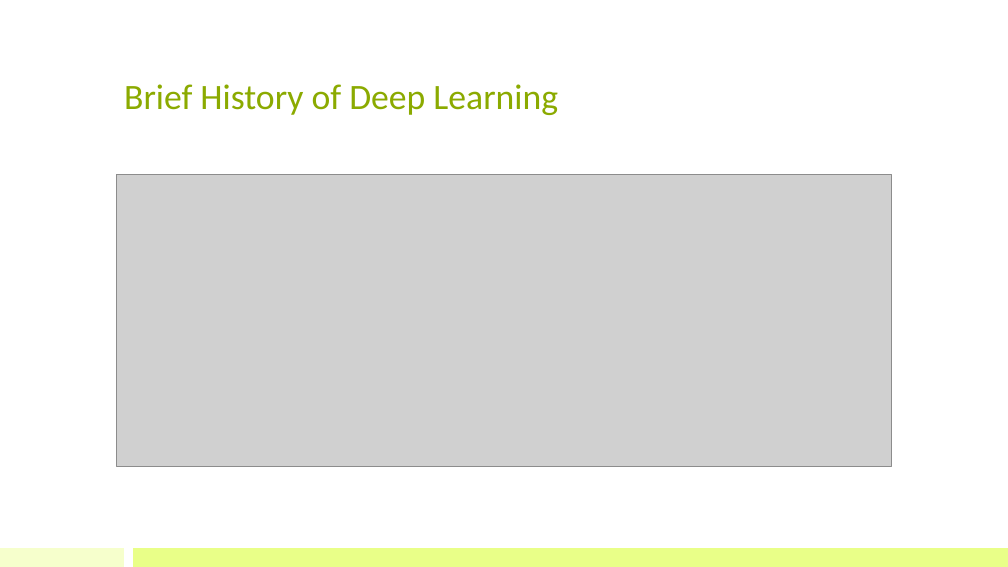
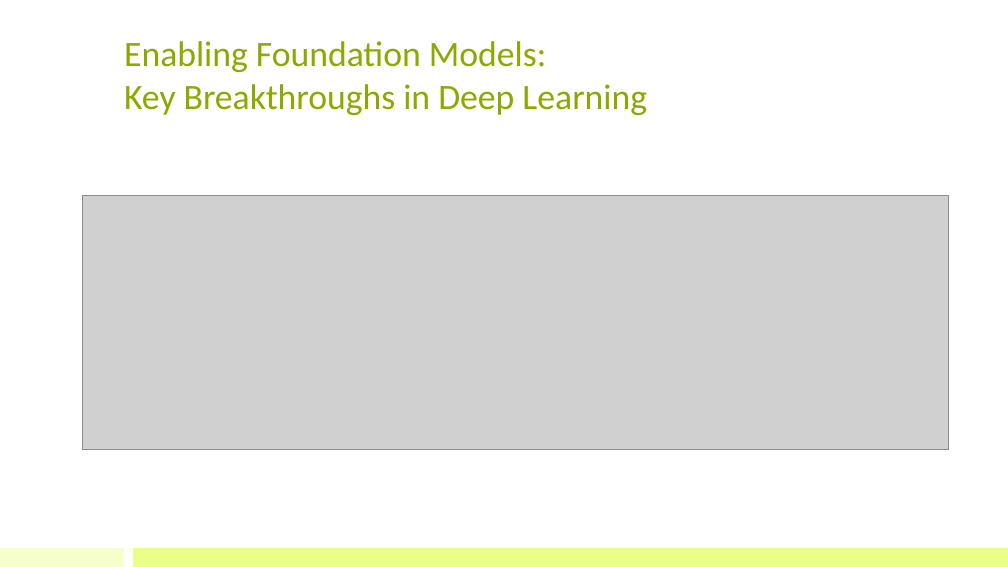
Before and after one commit to bioinfo-kaust/gfm-workshop, a slide deck: slide 3 of lecture_slides/1.day1_before_lunch/lecture_1a_intro_gfm.pptx. Drawn at 1008x567 pixels with LibreOffice and Linux fonts; fonts in the diff are those of the drawing; grey boxes stand for pictures. Boxes give left, top, right and bottom in pixels: in the first picture for what was removed or moved away, otherwise in the second. Text is boxed around its words. In the diff, an @@ line names an element or a change of style, - is before the commit and + after.

```diff
--- a/lecture_slides/1.day1_before_lunch/lecture_1a_intro_gfm.pptx
+++ b/lecture_slides/1.day1_before_lunch/lecture_1a_intro_gfm.pptx
@@ title at (124, 41, 647, 115): text changed @@
-Brief History of Deep Learning
+Enabling Foundation Models:
+Key Breakthroughs in Deep Learning
@@ picture: place and size @@
-picture at (116, 175, 892, 467)
+picture at (82, 196, 949, 450)
```
Also in this commit, not shown: 12 other slides changed, 2 other files.
